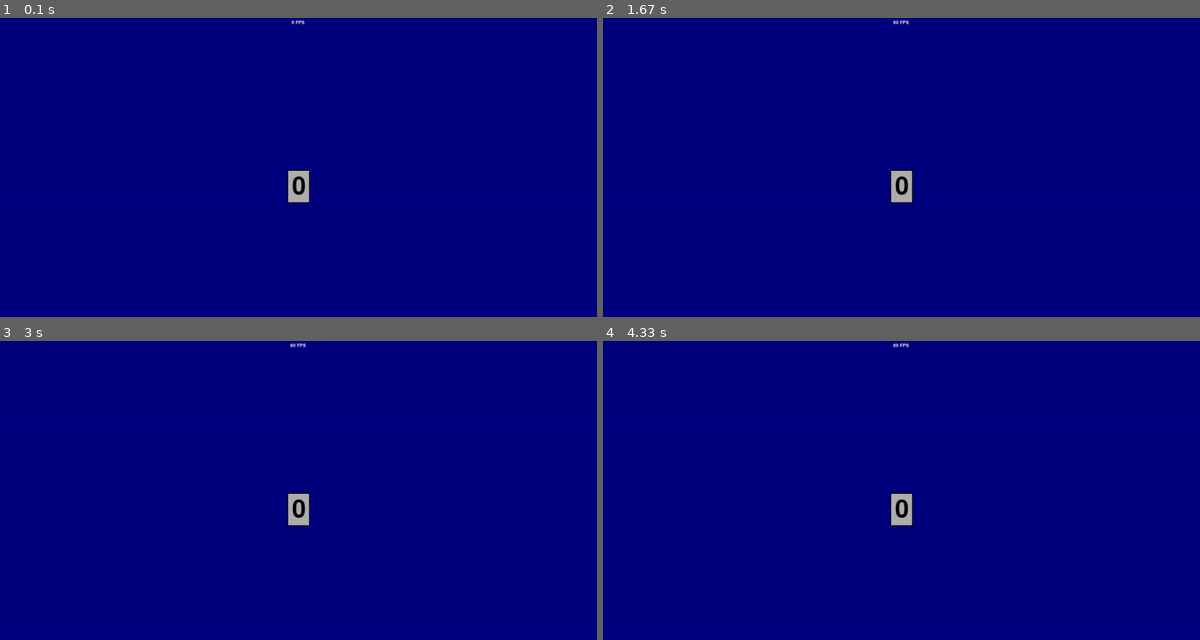
Above: before the commit, frames 1-4 (two rows, left to right).
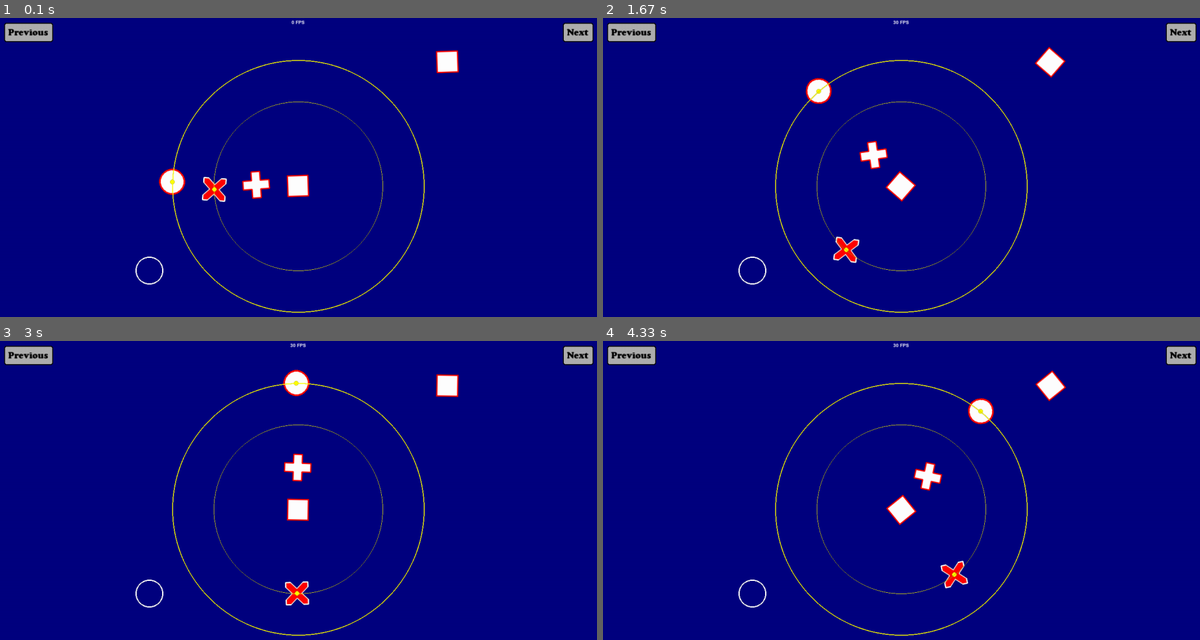
Above: after the commit, the same moments.

Repository: francis-clairicia/PyDiamond
Game: pygame game, started from main.py
Two runs of this game, one before a commit and one after it. Both use one fixed random seed, a clock stepped at 60 frames per second and the inputs below.
Inputs (mouse positions are in pixels of both pictures, inside the frame that each line leads up to):
- Up to frame 1 (0.1 s): no input
- Up to frame 2 (1.67 s): press the mouse at (632, 29) at 0.37 s; move the mouse to (752, 62) at 0.47 s; release the mouse at (877, 92) at 0.6 s; tap + at 0.67 s
- Up to frame 3 (3 s): no input
- Up to frame 4 (4.33 s): no input

The runs differ from the first frame. In frame 1, 3.4% of the frame differs, in the area x 0-100%, y 1-99%; in frame 2, 3.4%, in the area x 0-100%, y 0-99%; in frame 3, 3.4%; in frame 4, 3.4%.

Commit message:
[UPDATE] Added a MainWindow containing all the scenes in order to switch between them

Diff:
--- a/main.py
+++ b/main.py
@@ -3,7 +3,7 @@
 
 from my_pygame.button import Button
 from my_pygame.mouse import Mouse
-from typing import List
+from typing import List, Type
 import pygame
 from pygame.event import Event
 from pygame.surface import Surface
@@ -131,6 +131,9 @@
     def __init__(self, window: Window) -> None:
         super().__init__(window, framerate=120)
         self.rectangle = RectangleShape(50, 50, WHITE, outline=3, outline_color=RED)
+
+    def on_start_loop(self) -> None:
+        window: Window = self.window
         self.rectangle.midleft = window.midleft
         self.rectangle.animation.register_position(center=window.center, speed=3.7)
         self.rectangle.animation.register_rotation(360, offset=2, pivot=window.center)
@@ -174,7 +177,10 @@
         self.text = Text(
             "I'm a text", font=(None, 300), italic=True, color=WHITE, shadow_x=-25, shadow_y=-25, wrap=5, justify="center"
         )
-        self.text.center = window.center
+
+    def on_start_loop(self) -> None:
+        self.text.angle = 0
+        self.text.center = self.window.center
         self.text.animation.register_rotation(360).start_in_background(self)
 
     def draw(self) -> None:
@@ -216,7 +222,10 @@
         self.sprite: AnimatedSprite = AnimatedSprite(*MyResources.car)
         self.sprite.start_sprite_animation(loop=True)
         self.sprite.ratio = 20
-        self.sprite.center = window.center
+
+    def on_start_loop(self) -> None:
+        self.sprite.angle = 0
+        self.sprite.center = self.window.center
         self.sprite.animation.register_rotation(360, offset=2).start_in_background(self)
 
     def update(self) -> None:
@@ -234,7 +243,12 @@
         self.circle: CircleShape = CircleShape(4, color=YELLOW)
         self.bind_mouse_position(lambda pos: self.cross.set_position(center=pos))
         self.bind_mouse_button(Mouse.LEFT, self.__switch_color)
+
+    def on_start_loop(self) -> None:
         Mouse.hide_cursor()
+
+    def on_quit(self) -> None:
+        Mouse.show_cursor()
 
     def update(self) -> None:
         self.circle.center = self.cross.center
@@ -268,9 +282,12 @@
     def __init__(self, window: Window) -> None:
         super().__init__(window, framerate=120)
         self.background_color = BLUE_DARK
-        self.button = Button(self, "0", font=(None, 80), callback=self.__increase_counter, text_offset=(2, 2))
+        self.button = Button(self, font=(None, 80), callback=self.__increase_counter, text_offset=(2, 2))
         self.button.center = window.center
+
+    def on_start_loop(self) -> None:
         self.counter = 0
+        self.button.text = "0"
 
     def __increase_counter(self) -> None:
         self.counter += 1
@@ -280,20 +297,56 @@
         self.window.draw(self.button)
 
 
+class MainWindow(Window):
+
+    __SCENES: List[Type[Scene]] = [
+        ShapeScene,
+        AnimationScene,
+        GradientScene,
+        TextScene,
+        ResourceScene,
+        AnimatedSpriteScene,
+        EventScene,
+        ButtonScene,
+    ]
+
+    def __init__(self) -> None:
+        # super().__init__("my window", (0, 0))
+        super().__init__("my window", (1366, 768))
+        self.text_framerate.show()
+        self.all_scenes: List[Scene] = []
+        for cls in MainWindow.__SCENES:
+            cls.set_theme_namespace(cls.__name__)
+            self.all_scenes.append(cls(self))
+
+        Button.set_default_theme("default")
+        Button.set_theme("default", {"font": (MyResources.cooperblack, 20), "border_radius": 5})
+
+        self.index: int = 0
+        self.all_scenes[0].start()
+        self.prev_button: Button = Button(self, "Previous", callback=self.__previous_scene)
+        self.prev_button.topleft = self.left + 10, self.top + 10
+        self.next_button: Button = Button(self, "Next", callback=self.__next_scene)
+        self.next_button.topright = self.right - 10, self.top + 10
+
+    def draw_screen(self) -> None:
+        super().draw_screen()
+        self.draw(self.prev_button)
+        self.draw(self.next_button)
+
+    def __next_scene(self) -> None:
+        self.all_scenes[self.index].stop()
+        self.index = (self.index + 1) % len(self.all_scenes)
+        self.all_scenes[self.index].start()
+
+    def __previous_scene(self) -> None:
+        self.all_scenes[self.index].stop()
+        self.index = len(self.all_scenes) - 1 if self.index == 0 else self.index - 1
+        self.all_scenes[self.index].start()
+
+
 def main() -> None:
-    # w: Window = Window("my window", (0, 0))
-    w: Window = Window("my window", (1366, 768))
-    # MyResources.load_all_resources()
-    w.text_framerate.show()
-    # w.start_scene(ShapeScene(w))
-    # w.start_scene(AnimationScene(w))
-    # w.start_scene(GradientScene(w))
-    # w.start_scene(TextScene(w))
-    # w.start_scene(ResourceScene(w))
-    # w.start_scene(AnimatedSpriteScene(w))
-    # w.start_scene(EventScene(w))
-    # w.start_scene(TextImageScene(w))
-    w.start_scene(ButtonScene(w))
+    w: Window = MainWindow()
     w.mainloop()
 
 
